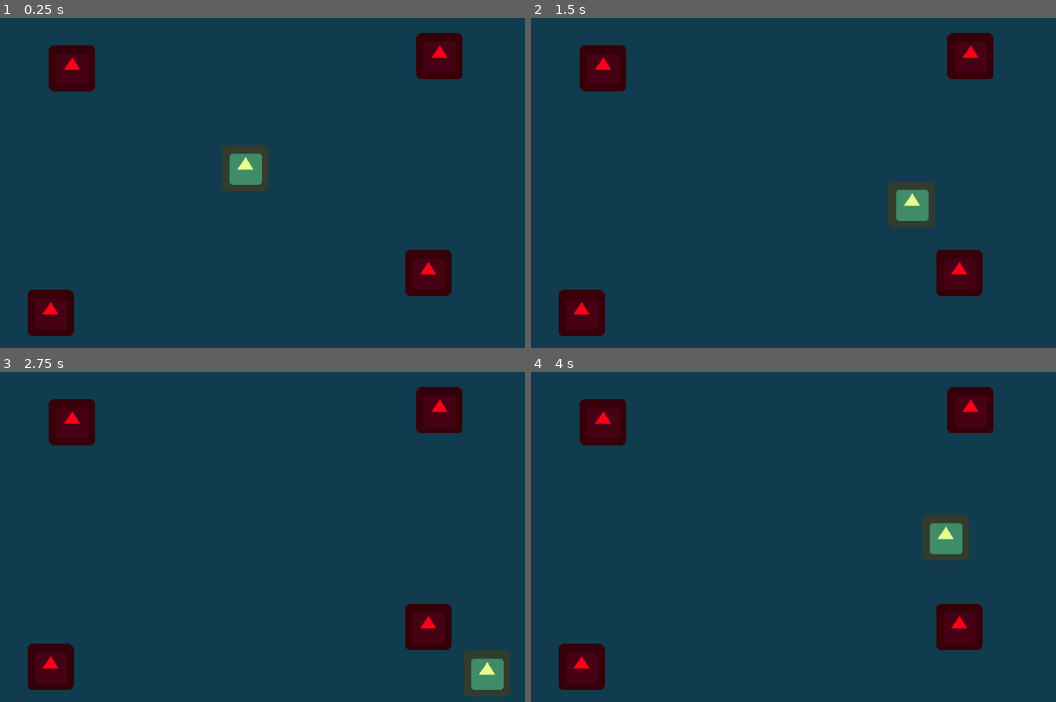
Above: before the commit, frames 1-4 (two rows, left to right).
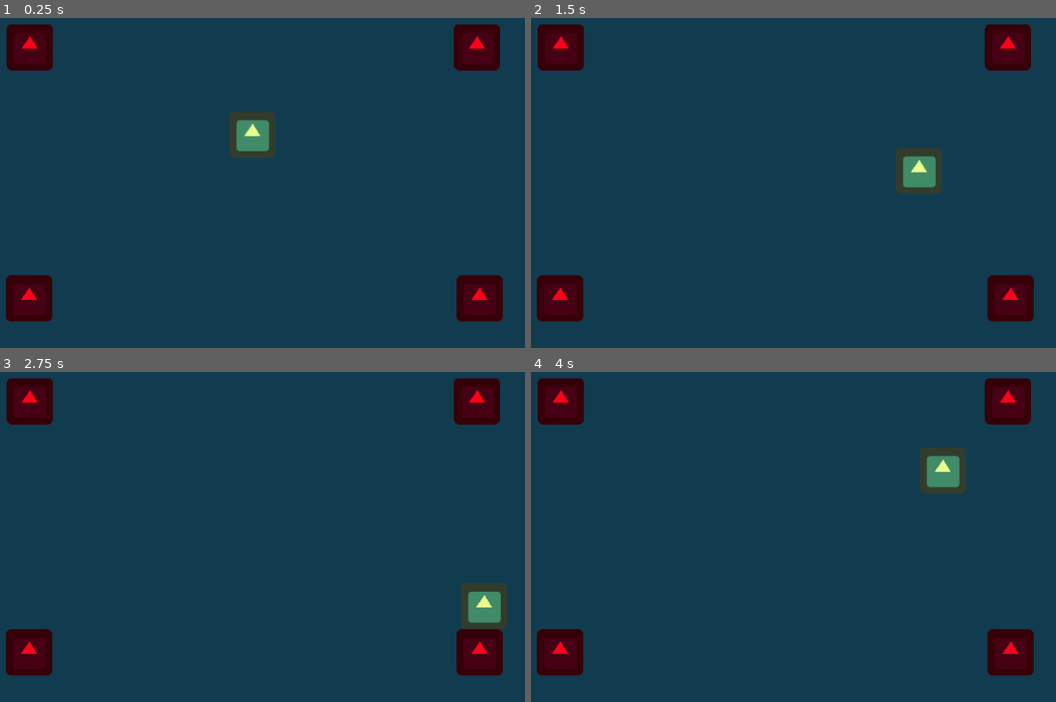
Above: after the commit, the same moments.

Repository: GamemakerPixel/Basic-2D-Movement-and-Collisions-Tutorial
Game: Godot game, scene res://Main.tscn
Two runs of this game, one before a commit and one after it. Both use one fixed random seed, a clock stepped at 60 frames per second and the inputs below. The project has no main scene, so this scene is started directly. The engine's default icon, where the game draws it, is replaced by a stand-in: a white triangle on a blue panel in a dark square.
Inputs:
- Up to frame 1 (0.25 s): no input
- Up to frame 2 (1.5 s): tap Enter at 0.5 s; hold Right (ui_right) 0.53-1.28 s; hold Down (ui_down) from 1.28 s (still down)
- Up to frame 3 (2.75 s): release Down (ui_down) at 2.03 s; hold Right (ui_right) from 2.03 s (still down)
- Up to frame 4 (4 s): release Right (ui_right) at 2.78 s; hold Up (ui_up) 2.78-3.53 s; hold Left (ui_left) from 3.53 s (still down)

The runs differ from the first frame. In frame 1, 11% of the frame differs, in the area x 1-96%, y 1-97%; in frame 2, 11%; in frame 3, 10%; in frame 4, 11%.

Commit message:
Update Main.tscn

Diff:
--- a/Basic 2D Movement and Collisions/Main.tscn
+++ b/Basic 2D Movement and Collisions/Main.tscn
@@ -6,17 +6,17 @@
 [node name="Main" type="Node2D"]
 
 [node name="Player" parent="." instance=ExtResource( 1 )]
-position = Vector2( 512, 300 )
+position = Vector2( 521.645, 253.603 )
 speed = 250
 
 [node name="Wall" parent="." instance=ExtResource( 2 )]
-position = Vector2( 272.466, 161.782 )
+position = Vector2( 213.893, 132.668 )
 
 [node name="Wall2" parent="." instance=ExtResource( 2 )]
-position = Vector2( 242.545, 500.457 )
+position = Vector2( 212.99, 480.13 )
 
 [node name="Wall3" parent="." instance=ExtResource( 2 )]
-position = Vector2( 764.733, 444.842 )
+position = Vector2( 835.715, 480.13 )
 
 [node name="Wall4" parent="." instance=ExtResource( 2 )]
-position = Vector2( 780.466, 145.406 )
+position = Vector2( 832.105, 132.668 )
